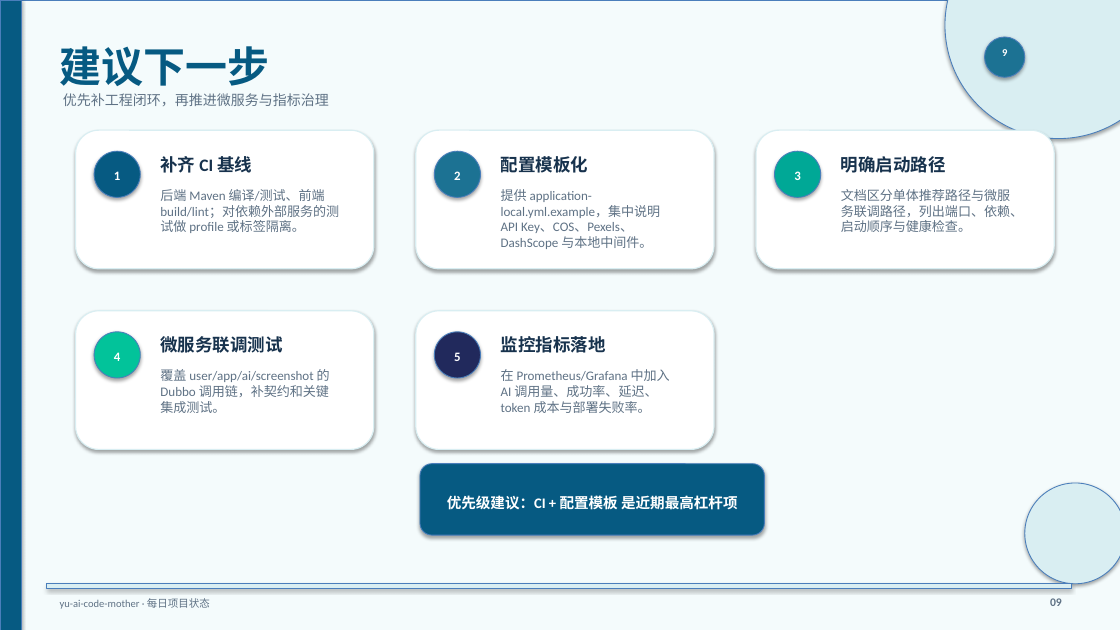
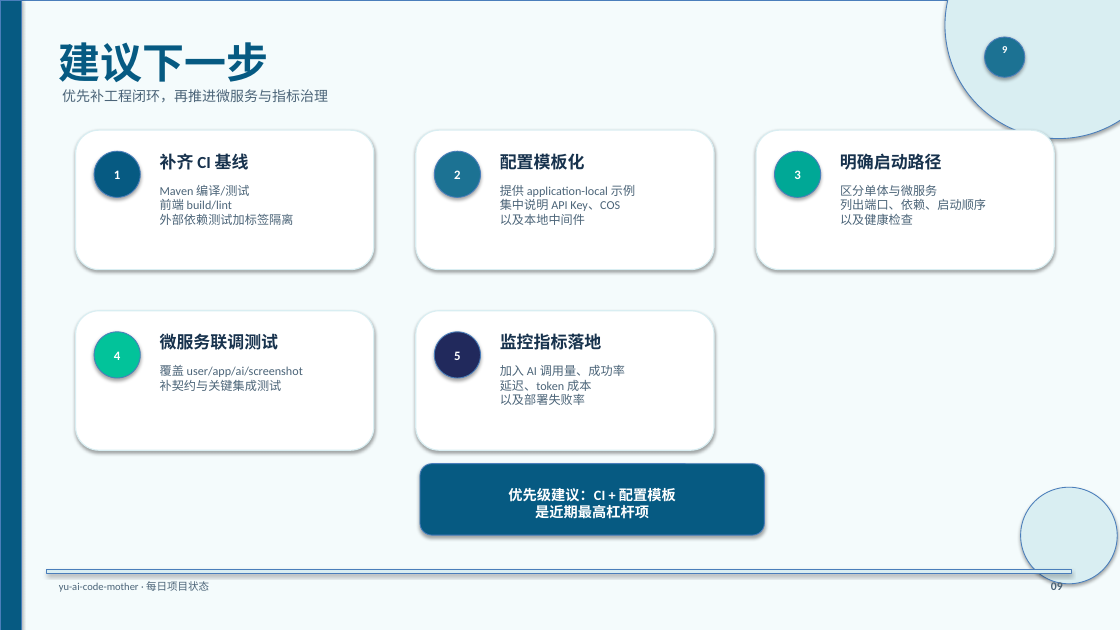
Before and after one commit to liyupi/yu-ai-code-mother, a slide deck: slide 9 of docs/reports/project-status-2026-06-16.pptx. Drawn at 1120x630 pixels with LibreOffice and Linux fonts; fonts in the diff are those of the drawing. Boxes give left, top, right and bottom in pixels: in the first picture for what was removed or moved away, otherwise in the second. Text is boxed around its words. In the diff, an @@ line names an element or a change of style, - is before the commit and + after.

```diff
--- a/docs/reports/project-status-2026-06-16.pptx
+++ b/docs/reports/project-status-2026-06-16.pptx
@@ text "建议下一步": place and size @@
-text "建议下一步" at box(60, 46, 270, 86)
+text "建议下一步" at box(59, 42, 269, 82)
@@ size 15 to 14.5 pt in 5 elements at box(160, 333, 279, 350), box(500, 333, 602, 350), box(160, 153, 249, 170), box(500, 153, 585, 170), box(840, 153, 942, 170) @@
@@ text at box(160, 185, 294, 225): text changed; size 11.2 to 10.4 pt; text colour #5F7285 to #4B6478 @@
-后端 Maven 编译/测试、前端 build/lint；对依赖外部服务的测试做 profile 或标签隔离。
+Maven 编译/测试
+前端 build/lint
+外部依赖测试加标签隔离
@@ text at box(500, 185, 635, 225): text changed; size 11.2 to 10.4 pt; text colour #5F7285 to #4B6478 @@
-提供 application-local.yml.example，集中说明 API Key、COS、Pexels、DashScope 与本地中间件。
+提供 application-local 示例
+集中说明 API Key、COS
+以及本地中间件
@@ text at box(840, 185, 986, 225): text changed; size 11.2 to 10.4 pt; text colour #5F7285 to #4B6478 @@
-文档区分单体推荐路径与微服务联调路径，列出端口、依赖、启动顺序与健康检查。
+区分单体与微服务
+列出端口、依赖、启动顺序
+以及健康检查
@@ text at box(160, 365, 303, 391): text changed; size 11.2 to 10.4 pt; text colour #5F7285 to #4B6478 @@
-覆盖 user/app/ai/screenshot 的 Dubbo 调用链，补契约和关键集成测试。
+覆盖 user/app/ai/screenshot
+补契约与关键集成测试
@@ text at box(500, 365, 625, 405): text changed; size 11.2 to 10.4 pt; text colour #5F7285 to #4B6478 @@
-在 Prometheus/Grafana 中加入 AI 调用量、成功率、延迟、token 成本与部署失败率。
+加入 AI 调用量、成功率
+延迟、token 成本
+以及部署失败率
@@ text at box(508, 486, 676, 519): text changed; size 12.5 to 12.2 pt @@
-优先级建议：CI + 配置模板 是近期最高杠杆项
+优先级建议：CI + 配置模板
+是近期最高杠杆项
@@ ellipse: place and size @@
-ellipse at box(1025, 483, 1120, 584)
+ellipse at box(1021, 487, 1117, 584)
@@ rectangle: place and size @@
-rectangle at box(46, 584, 1071, 588)
+rectangle at box(46, 570, 1071, 574)
@@ text "yu-ai-code-mother · 每日项目状态": place and size @@
-text "yu-ai-code-mother · 每日项目状态" at box(60, 598, 210, 609)
+text "yu-ai-code-mother · 每日项目状态" at box(59, 581, 209, 592)
@@ text colour #5F7285 to #4B6478 in 3 elements at box(62, 89, 328, 102), box(59, 581, 209, 592), box(1051, 580, 1063, 593) @@
@@ text "09": place and size @@
-text "09" at box(1050, 598, 1062, 606)
+text "09" at box(1051, 580, 1063, 593)
```
Also in this commit, not shown: 9 other slides changed.
